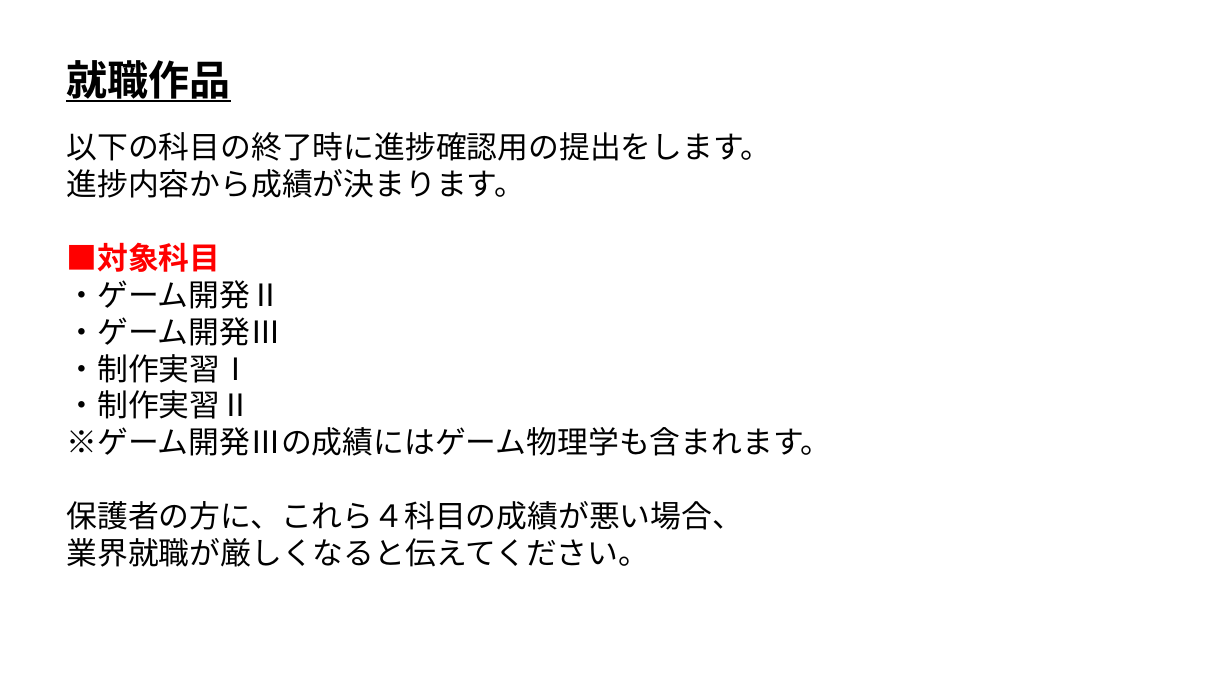
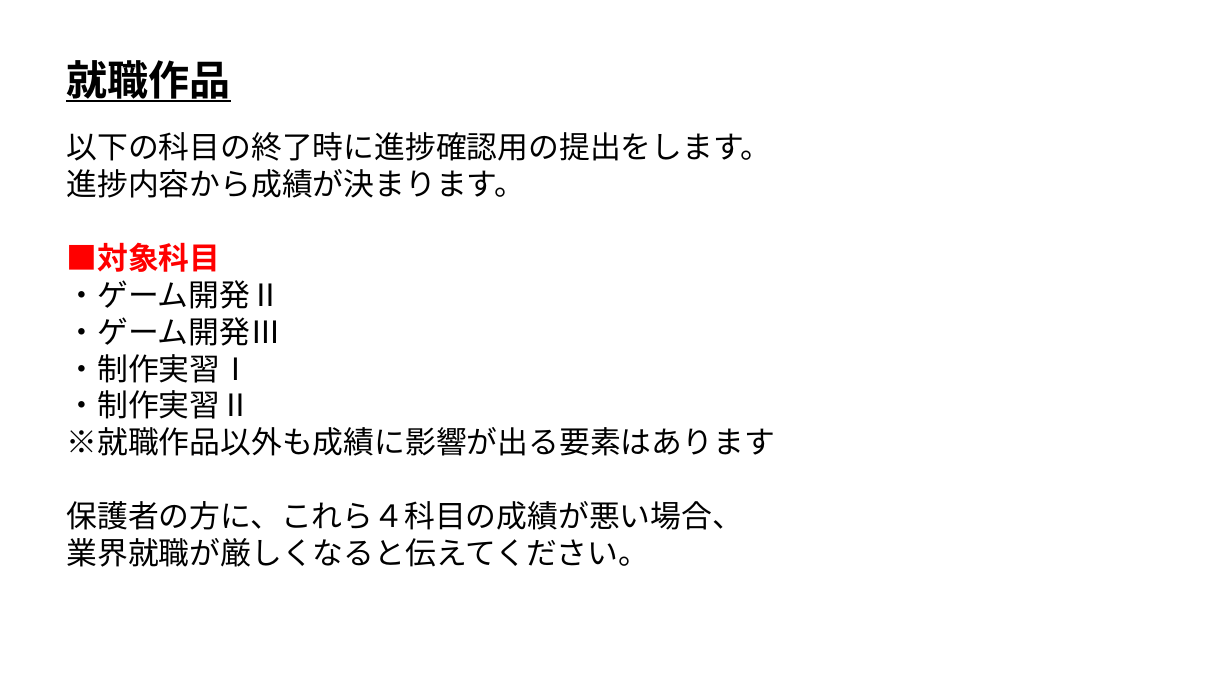
Before and after one commit to ArakiYusuke-Ohara/Textbook, a slide deck: slide 3 of ゲーム科2年/00_前期/ゲーム開発Ⅱ/02_就職作品.pptx. Drawn at 1232x693 pixels with LibreOffice and Linux fonts; fonts in the diff are those of the drawing. Boxes give left, top, right and bottom in pixels: in the first picture for what was removed or moved away, otherwise in the second. Text is boxed around its words. In the diff, an @@ line names an element or a change of style, - is before the commit and + after.

```diff
--- a/ゲーム科2年/00_前期/ゲーム開発Ⅱ/02_就職作品.pptx
+++ b/ゲーム科2年/00_前期/ゲーム開発Ⅱ/02_就職作品.pptx
@@ text at (66,427,774,456): text changed @@
-※ゲーム開発Ⅲの成績にはゲーム物理学も含まれます。
+※就職作品以外も成績に影響が出る要素はあります
```
Also in this commit, not shown: 1 slide added, 4 other files.
